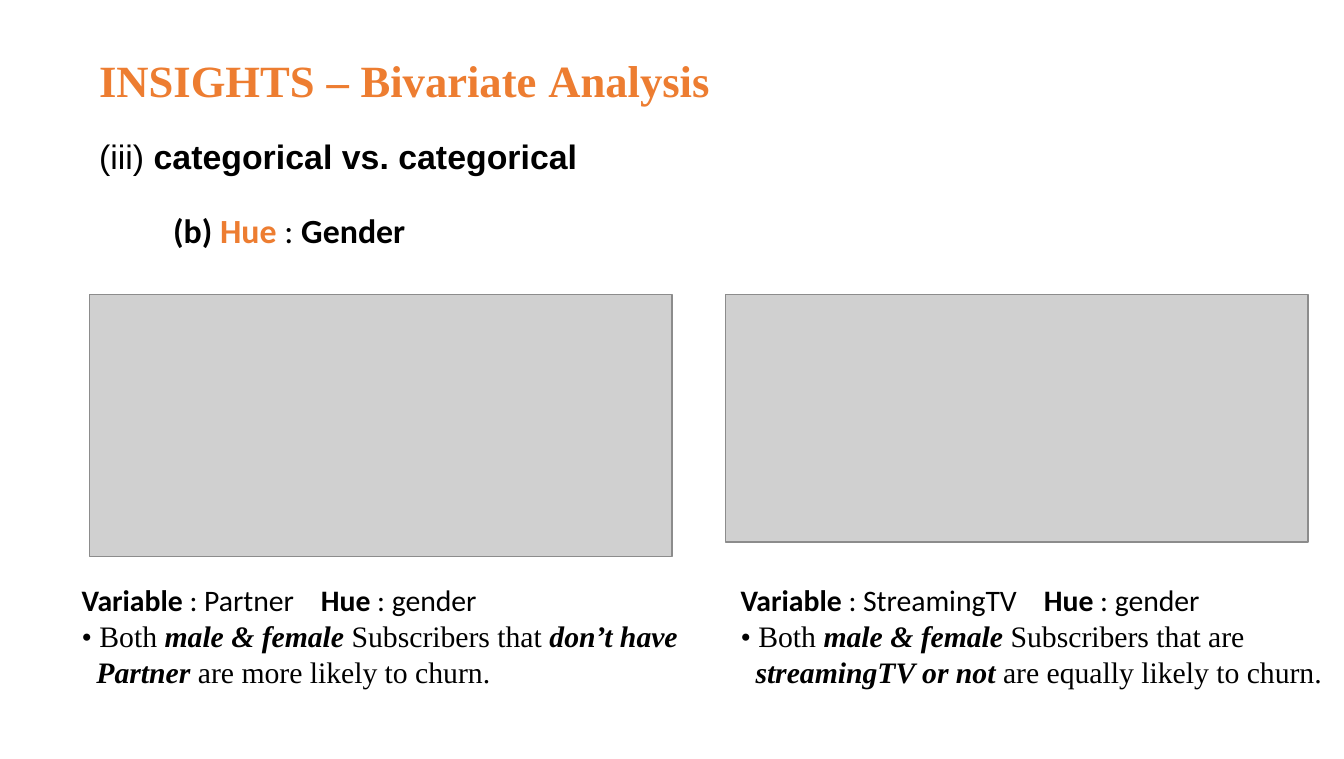
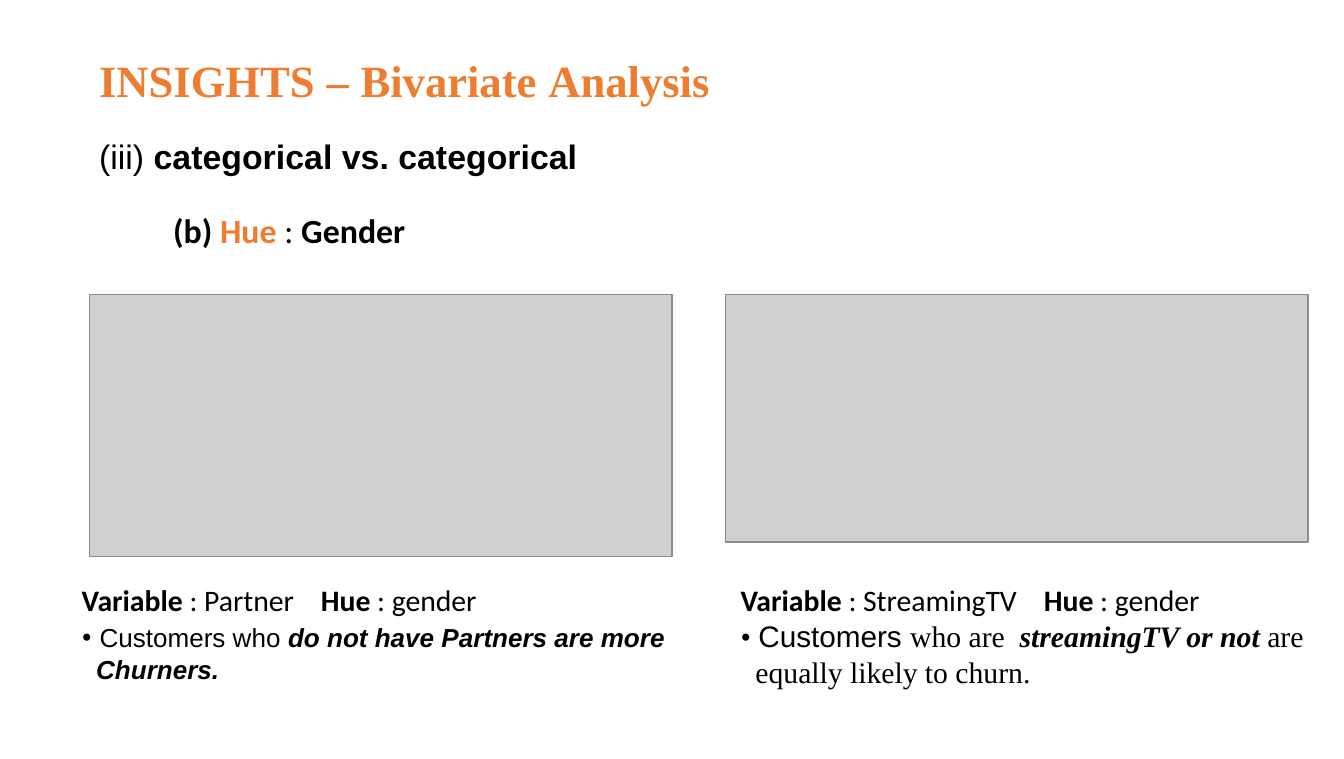
Before and after one commit to RVA-TheCoder/ClassificationProjects-SupervisedML, a slide deck: slide 17 of Customer Churn Project/Customer churn prediction.pptx. Drawn at 1344x759 pixels with LibreOffice and Linux fonts; fonts in the diff are those of the drawing; grey boxes stand for pictures. Boxes give left, top, right and bottom in pixels: in the first picture for what was removed or moved away, otherwise in the second. Text is boxed around its words. In the diff, an @@ line names an element or a change of style, - is before the commit and + after.

Commit message:
Made changes in EDA file and Customer churn prediction Presentation

```diff
--- a/Customer Churn Project/Customer churn prediction.pptx
+++ b/Customer Churn Project/Customer churn prediction.pptx
@@ text at bbox=[96, 628, 665, 680]: text changed; size 16 to 14 pt; font Times New Roman to Arial; bold on; italic on @@
-• Both male & female Subscribers that don’t have
-Partner are more likely to churn.
+• Customers who do not have Partners are more
+Churners.
@@ text at bbox=[755, 626, 1303, 689]: text changed @@
-• Both male & female Subscribers that are
-streamingTV or not are equally likely to churn.
+• Customers who are streamingTV or not are
+equally likely to churn.
```
Also in this commit, not shown: 8 other slides changed, 5 other files.
